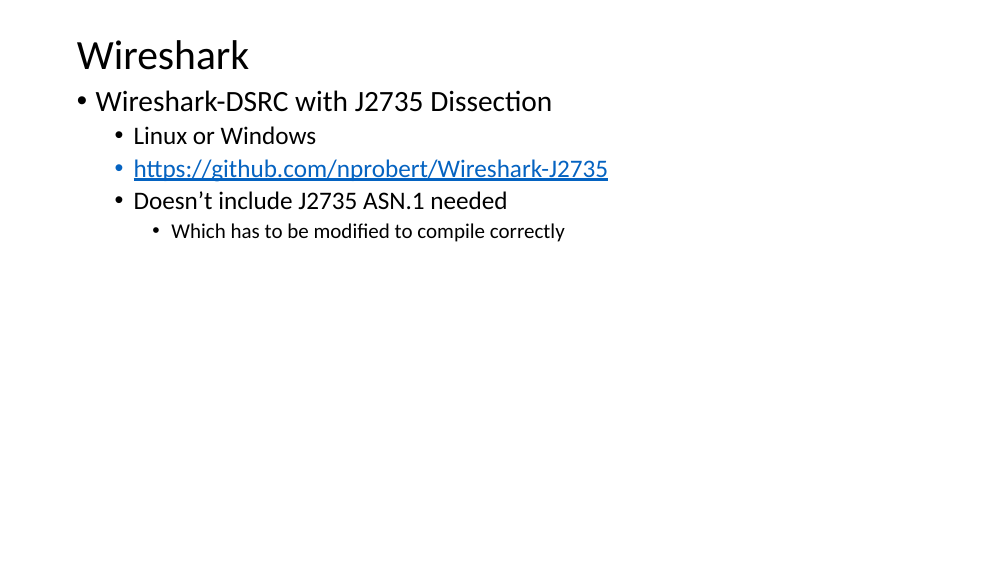
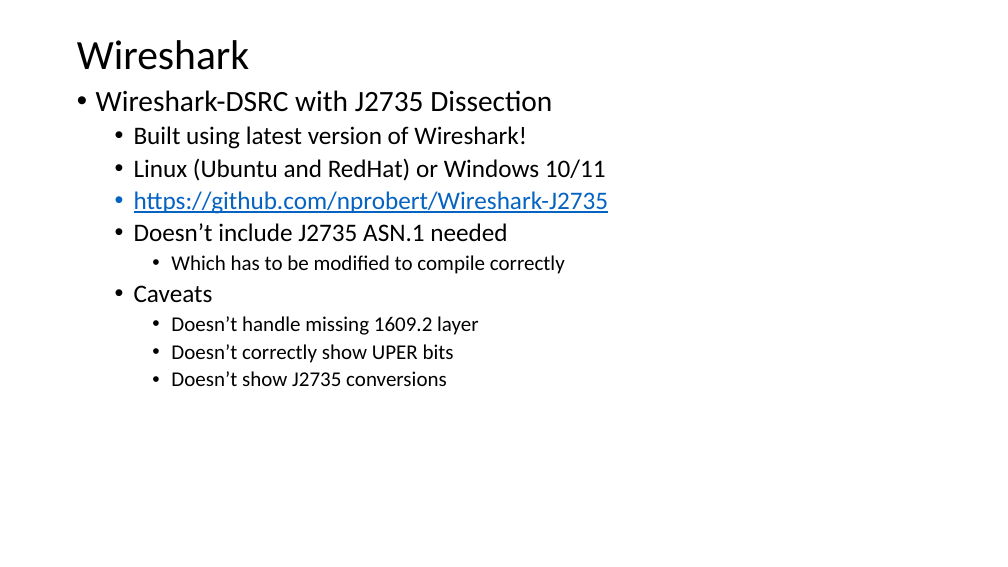
Before and after one commit to nprobert/j2735_tools, a slide deck: slide 21 of docs/NTCNA PCAP Decoder JSON Converter.pptx (slide 22 before the commit). Drawn at 1008x567 pixels with LibreOffice and Linux fonts; fonts in the diff are those of the drawing. Boxes give left, top, right and bottom in pixels: in the first picture for what was removed or moved away, otherwise in the second. Text is boxed around its words. In the diff, an @@ line names an element or a change of style, - is before the commit and + after.

```diff
--- a/docs/NTCNA PCAP Decoder JSON Converter.pptx
+++ b/docs/NTCNA PCAP Decoder JSON Converter.pptx
@@ text at [134, 126, 606, 181]: text changed @@
-  • Linux or Windows
+  • Built using latest version of Wireshark!
+  • Linux (Ubuntu and RedHat) or Windows 10/11
@@ text at [134, 285, 479, 386]: paragraphs added @@
+  • Caveats
+    • Doesn’t handle missing 1609.2 layer
+    • Doesn’t correctly show UPER bits
+    • Doesn’t show J2735 conversions
```
Also in this commit, not shown: 12 other slides changed, 2 slides added.
